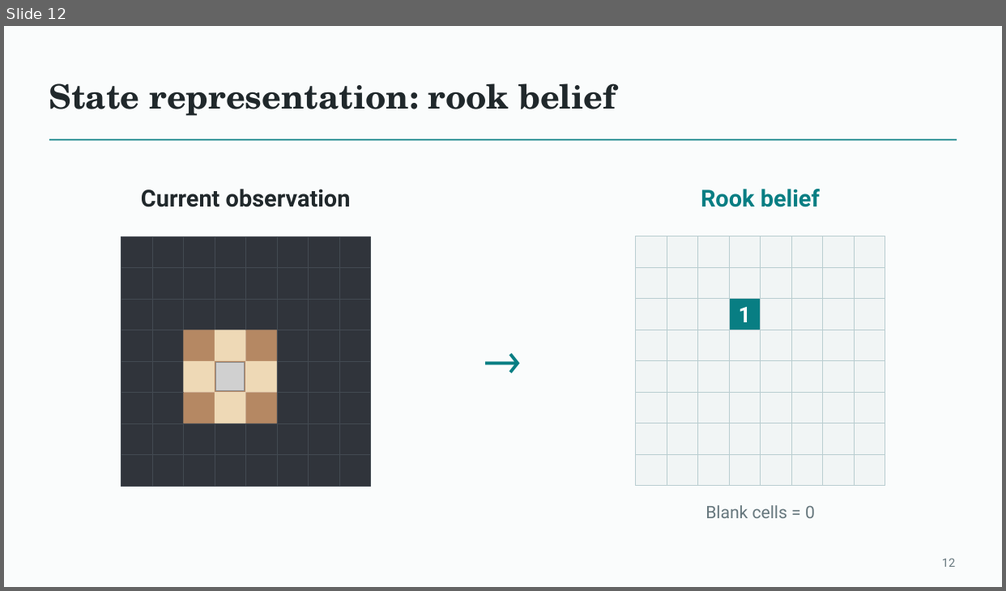
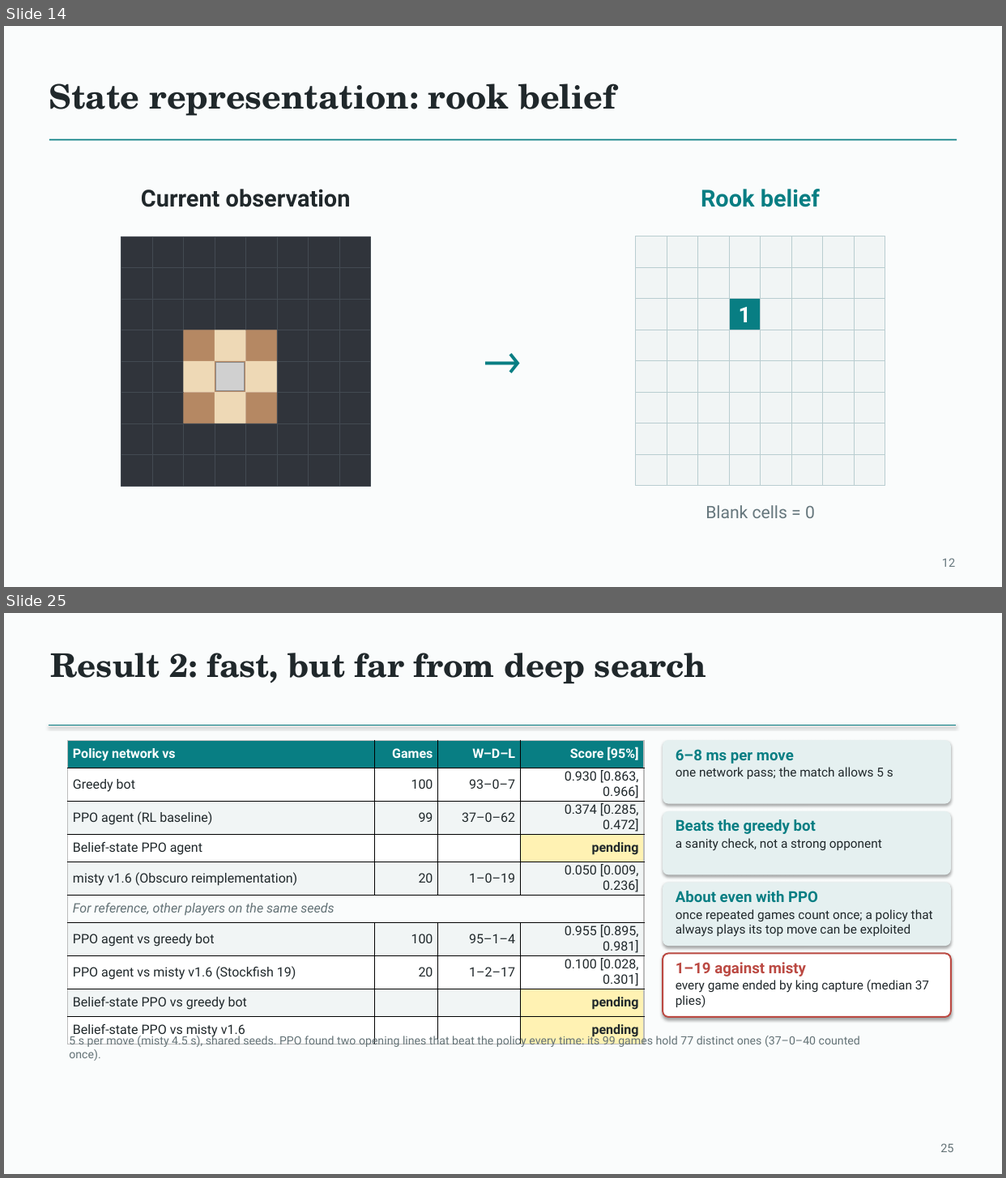
Before and after one commit to Mr-Teal/CS5446_project, a slide deck: docs/presentation/Fog of War Chess - final deck.pptx. Shown one above the other, each under a label of ours: slide 12 before the commit, slides 14 and 25 after it; the slides between them are not shown. The pictures are 1006x591 and 1006x1178 pixels, drawn with LibreOffice and Linux fonts; fonts in the diff are those of the drawing; grey boxes stand for pictures. Boxes give left, top, right and bottom in pixels: in the first picture for what was removed or moved away, otherwise in the second. Text is boxed around its words. In the diff, an @@ line names an element or a change of style, - is before the commit and + after.

```diff
--- a/docs/presentation/Fog of War Chess - final deck.pptx
+++ b/docs/presentation/Fog of War Chess - final deck.pptx
@@ slide 25 added at [4,613,1002,1174], background #FAFCFC @@
@@ text added at [50,653,706,683], 31.5 pt, text #20282B, bold @@
+Result 2: fast, but far from deep search
@@ line added from (49, 726) to (957, 726), #087E83 1 pt @@
@@ table added at [68,740,644,1041], 10 rows, 4 columns @@
+Policy network vs | Games | W–D–L | Score [95%]
+Greedy bot | 100 | 93–0–7 | 0.930 [0.863, 0.966]
+PPO agent (RL baseline) | 99 | 37–0–62 | 0.374 [0.285, 0.472]
+Belief-state PPO agent |  |  | pending
+misty v1.6 (Obscuro reimplementation) | 20 | 1–0–19 | 0.050 [0.009, 0.236]
+For reference, other players on the same seeds |  |  | 
+PPO agent vs greedy bot | 100 | 95–1–4 | 0.955 [0.895, 0.981]
+PPO agent vs misty v1.6 (Stockfish 19) | 20 | 1–2–17 | 0.100 [0.028, 0.301]
+Belief-state PPO vs greedy bot |  |  | pending
+Belief-state PPO vs misty v1.6 |  |  | pending
@@ rounded rectangle added at [663,740,951,804], fill #E5F0F0 @@
@@ text added at [675,749,893,779], 12 pt, text #20282B @@
+6–8 ms per move
+one network pass; the match allows 5 s
@@ rounded rectangle added at [663,811,951,875], fill #E5F0F0 @@
@@ text added at [675,820,882,850], 12 pt, text #20282B @@
+Beats the greedy bot
+a sanity check, not a strong opponent
@@ rounded rectangle added at [663,883,951,946], fill #E5F0F0 @@
@@ text added at [675,891,933,937], 12 pt, text #20282B @@
+About even with PPO
+once repeated games count once; a policy that always plays its top move can be exploited
@@ rounded rectangle added at [663,954,951,1017], fill #FFFFFF, outline #BB4942 1.5 pt @@
@@ text added at [675,962,929,1008], 12 pt, text #20282B @@
+1–19 against misty
+every game ended by king capture (median 37 plies)
@@ text added at [69,1034,860,1061], 11 pt, text #637276 @@
+5 s per move (misty 4.5 s), shared seeds. PPO found two opening lines that beat the policy every time: its 99 games hold 77 distinct ones (37–0–40 counted once).
@@ text added at [940,1144,953,1152], 11.2 pt, text #637276 @@
+25
@@ what was slide 12 is now slide 14 @@
```
Also in this commit, not shown: 2 slides changed, 19 other slides added, 59 slides removed, 1 other file.
